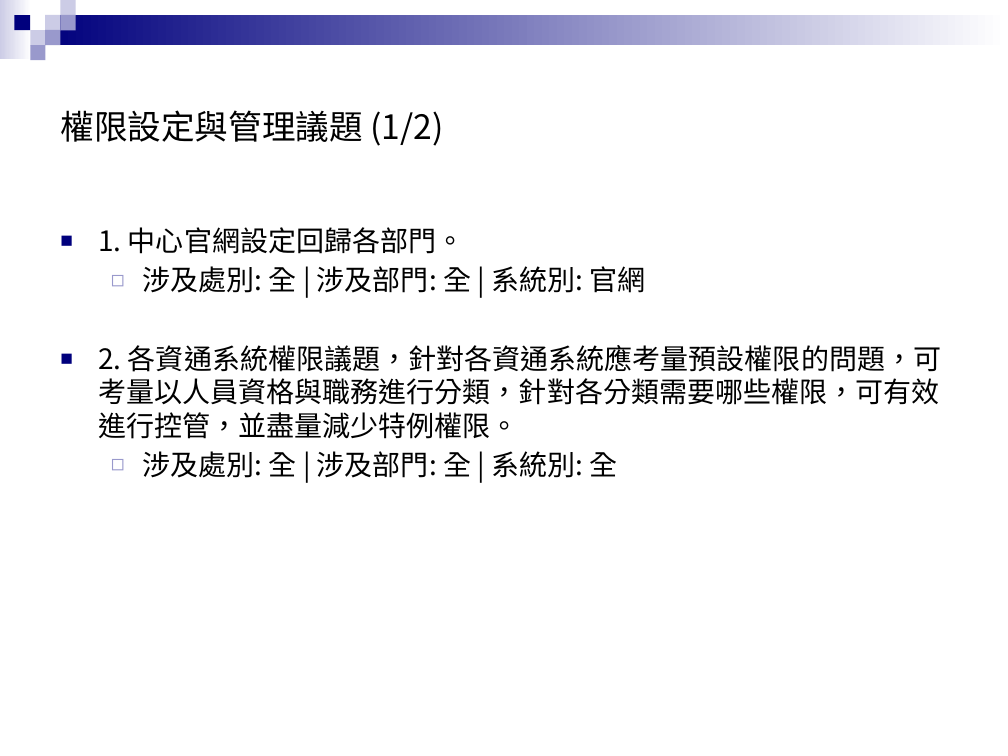
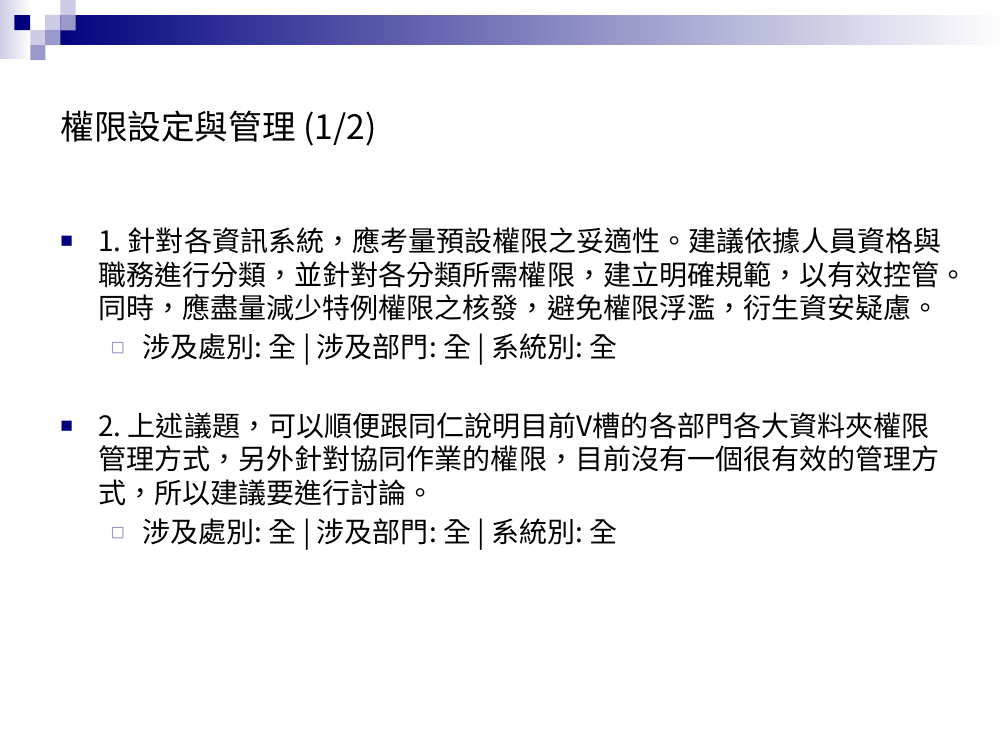
Before and after one commit to zx90316/202508-----, a slide deck: slide 7 of 系統交流會議題簡報.pptx (slide 3 before the commit). Drawn at 1008x756 pixels with LibreOffice and Linux fonts; fonts in the diff are those of the drawing; background and template pictures are left out. Boxes give left, top, right and bottom in pixels: in the first picture for what was removed or moved away, otherwise in the second. Text is boxed around its words. In the diff, an @@ line names an element or a change of style, - is before the commit and + after.

Commit message:
更新 ExcelToJsonPresentation 類別以排除「宣導」類別的議題，並新增目錄頁與議題動機頁。修正 JSON 檔案中的類別名稱與統計數據，並更新 requirements.txt 以包含 pywin32 套件。刪除不再使用的設定檔案 settings.local.json。

```diff
--- a/系統交流會議題簡報.pptx
+++ b/系統交流會議題簡報.pptx
@@ title at (60, 110, 376, 146): text changed @@
-權限設定與管理議題 (1/2)
+權限設定與管理 (1/2)
@@ text at (98, 227, 967, 321): text changed @@
-■ 1. 中心官網設定回歸各部門。
-  ◻ 涉及處別: 全 | 涉及部門: 全 | 系統別: 官網
-■ 2. 各資通系統權限議題，針對各資通系統應考量預設權限的問題，可考量以人員資格與職務進行分類，針對各分類需要哪些權限，可有效進行控管，並盡量減少特例權限。
+■ 1. 針對各資訊系統，應考量預設權限之妥適性。建議依據人員資格與職務進行分類，並針對各分類所需權限，建立明確規範，以有效控管。同時，應盡量減少特例權限之核發，避免權限浮濫，衍生資安疑慮。
@@ text at (98, 412, 940, 545): paragraphs added @@
+■ 2. 上述議題，可以順便跟同仁說明目前V槽的各部門各大資料夾權限管理方式，另外針對協同作業的權限，目前沒有一個很有效的管理方式，所以建議要進行討論。
+  ◻ 涉及處別: 全 | 涉及部門: 全 | 系統別: 全
```
Also in this commit, not shown: 22 other slides changed, 5 slides added, 6 other files.
